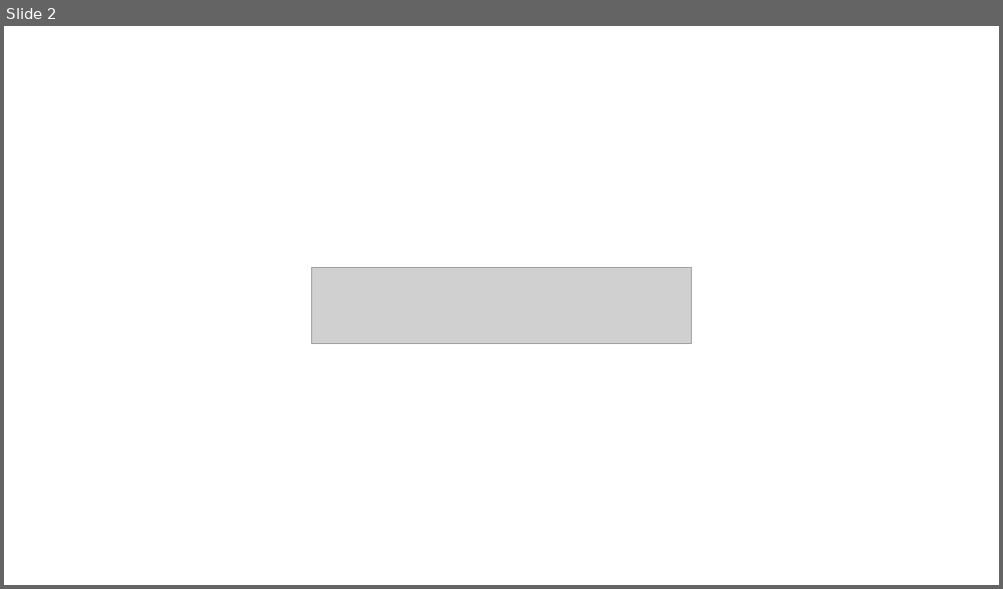
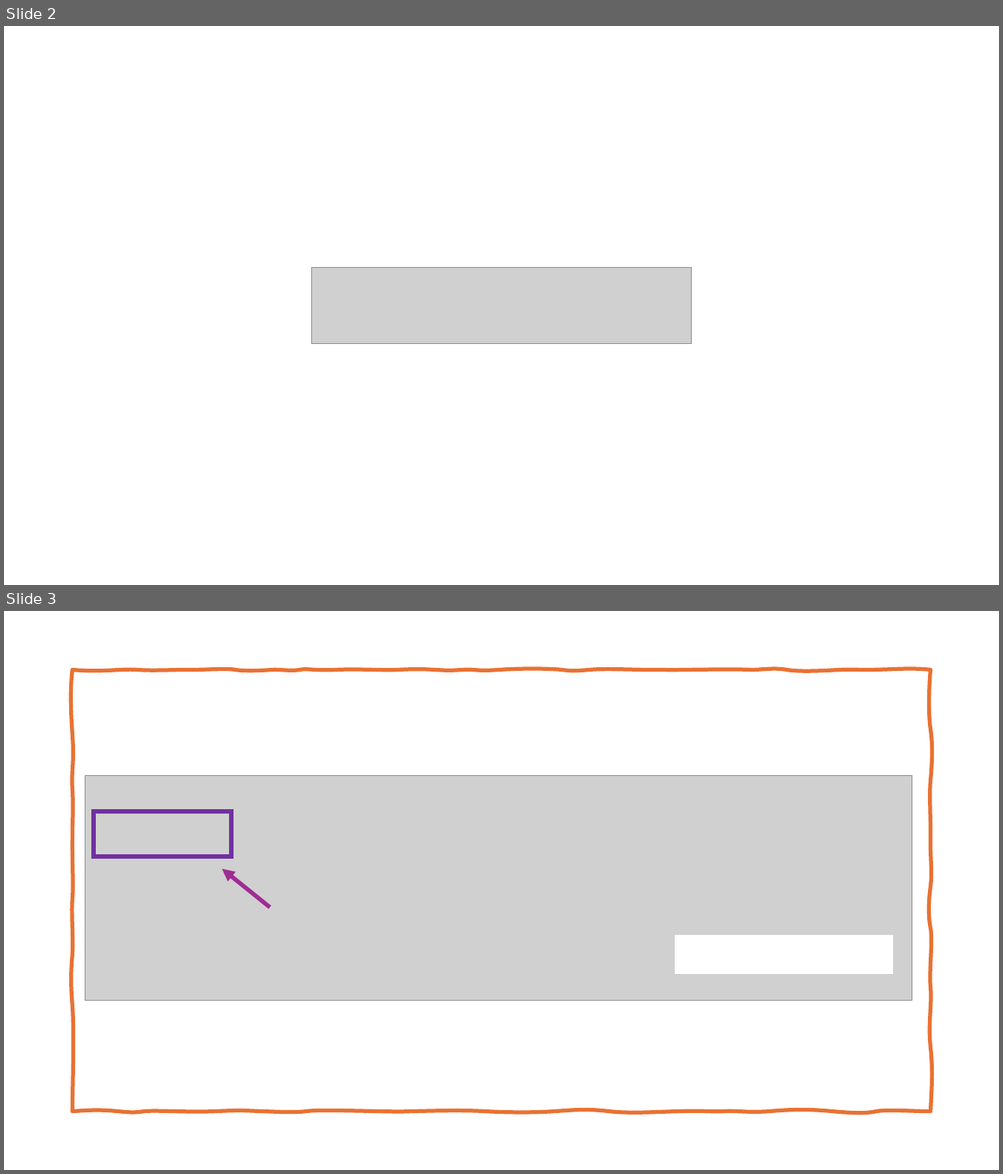
Before and after one commit to krijkamp/escher_package_workshop, a slide deck: images/File to edit images.pptx. Shown one above the other, each under a label of ours: slide 2 before the commit, slides 2 and 3 after it. The pictures are 1003x589 and 1003x1174 pixels, drawn with LibreOffice and Linux fonts; fonts in the diff are those of the drawing; grey boxes stand for pictures. Boxes give left, top, right and bottom in pixels: in the first picture for what was removed or moved away, otherwise in the second. Text is boxed around its words. In the diff, an @@ line names an element or a change of style, - is before the commit and + after.

```diff
--- a/images/File to edit images.pptx
+++ b/images/File to edit images.pptx
@@ slide 3 added at (4, 611, 999, 1170), background #FFFFFF @@
@@ freeform shape added at (73, 670, 930, 1112), outline #E97132 3.75 pt @@
@@ picture added at (85, 776, 911, 1001) @@
@@ rectangle added at (94, 812, 231, 857), outline #7030A0 4.5 pt @@
@@ arrow added from (270, 907) to (222, 869), #A02B93 4 pt @@
@@ rectangle added at (675, 937, 893, 974), fill #FFFFFF, outline #FFFFFF 1.5 pt @@
```
Also in this commit, not shown: 5 other slides added, 2 other files.
